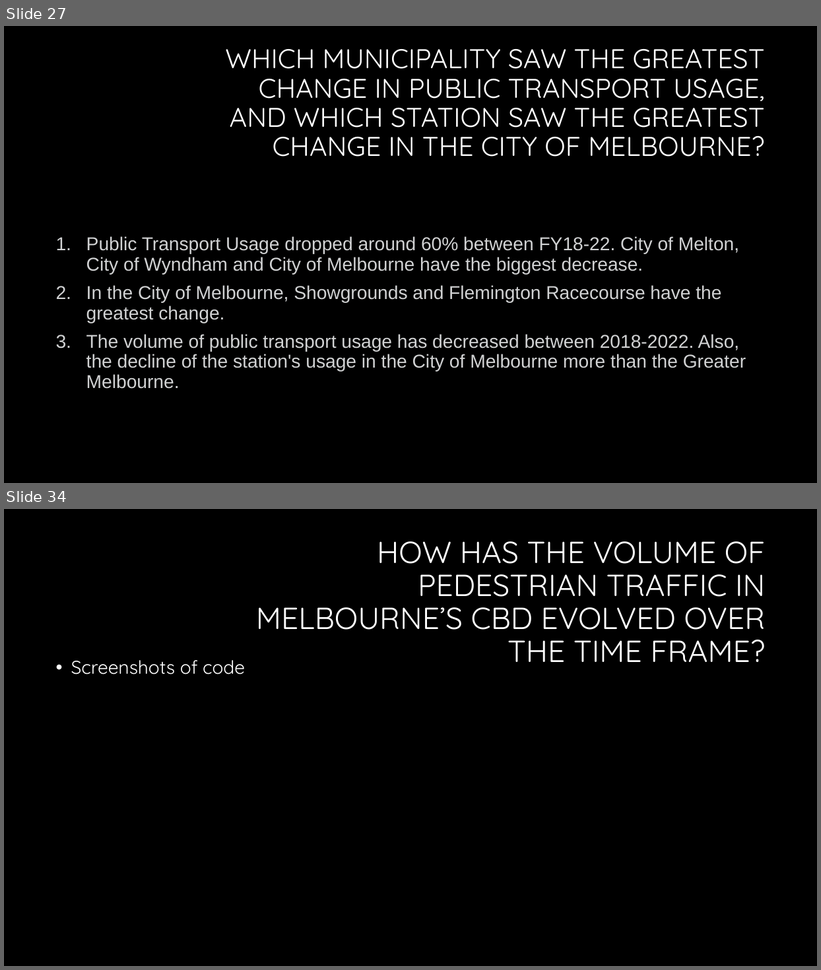
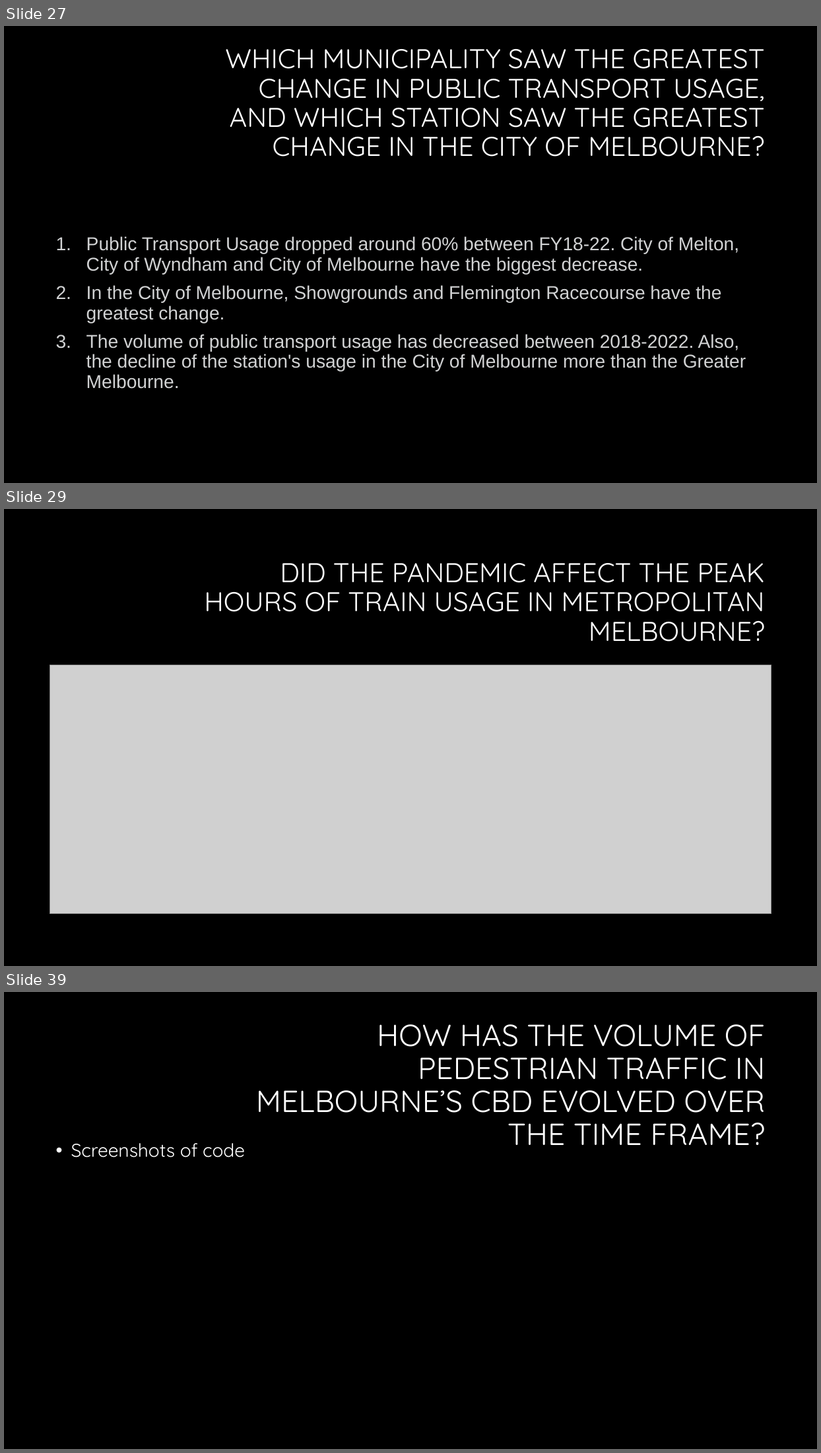
Before and after one commit to hendaman/project-1-challenge, a slide deck: Presentation/Exploring Mobility Patterns in Metropolitan Melbourne Presentation.pptx. Shown one above the other, each under a label of ours: slides 27 and 34 before the commit, slides 27, 29 and 39 after it; the slides between them are not shown. The pictures are 821x970 and 821x1453 pixels, drawn with LibreOffice and Linux fonts; fonts in the diff are those of the drawing; grey boxes stand for pictures; background and template pictures are left out. Boxes give left, top, right and bottom in pixels: in the first picture for what was removed or moved away, otherwise in the second. Text is boxed around its words. In the diff, an @@ line names an element or a change of style, - is before the commit and + after.

```diff
--- a/Presentation/Exploring Mobility Patterns in Metropolitan Melbourne Presentation.pptx
+++ b/Presentation/Exploring Mobility Patterns in Metropolitan Melbourne Presentation.pptx
@@ slide 29 added at [4, 509, 817, 966], background #000000 @@
@@ title added at [204, 563, 765, 642], 32 pt, text #FFFFFF @@
+DID THE PANDEMIC AFFECT THE PEAK HOURS OF TRAIN USAGE IN METROPOLITAN MELBOURNE?
@@ picture added at [50, 665, 772, 914] @@
@@ what was slide 34 is now slide 39 @@
```
Also in this commit, not shown: 8 slides changed, 4 other slides added.
